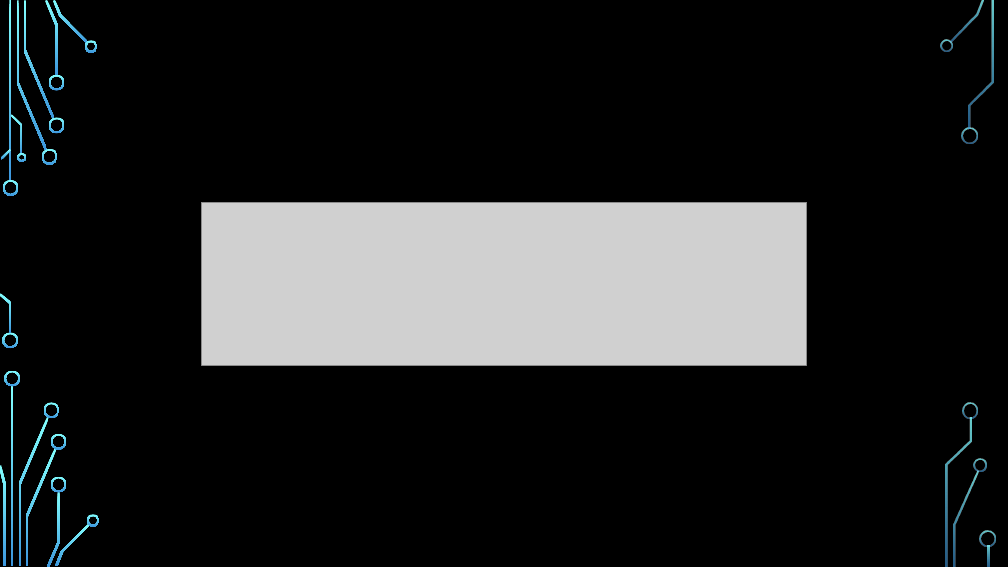
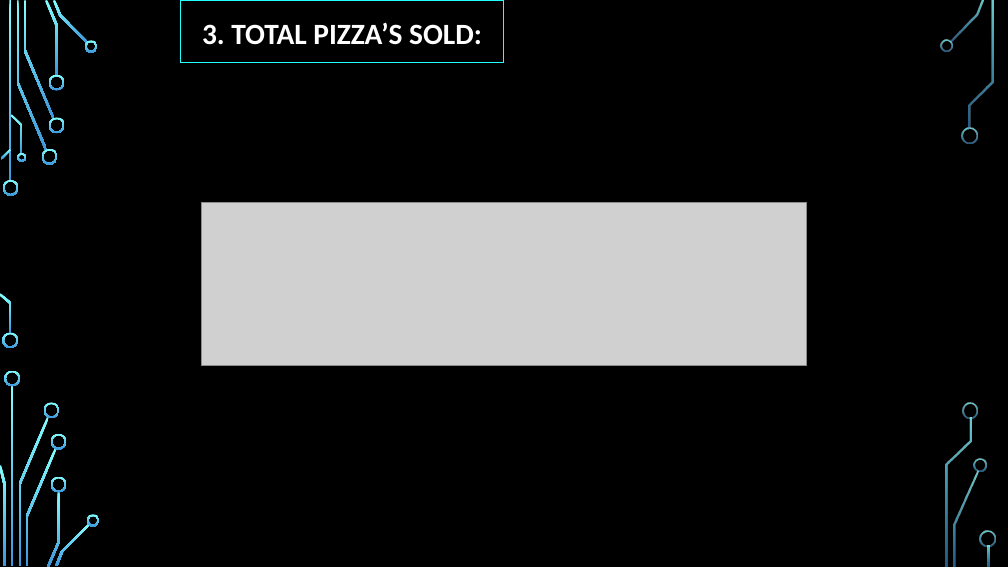
Before and after one commit to Madhavan-Vijayakumar/Projects, a slide deck: slide 4 of Portfolio Projects/Pizza Sales Analysis/SQL/PIZZA SALES REPORT.pptx. Drawn at 1008x567 pixels with LibreOffice and Linux fonts; fonts in the diff are those of the drawing; grey boxes stand for pictures; background and template pictures are left out. Boxes give left, top, right and bottom in pixels: in the first picture for what was removed or moved away, otherwise in the second. Text is boxed around its words. In the diff, an @@ line names an element or a change of style, - is before the commit and + after.

```diff
--- a/Portfolio Projects/Pizza Sales Analysis/SQL/PIZZA SALES REPORT.pptx
+++ b/Portfolio Projects/Pizza Sales Analysis/SQL/PIZZA SALES REPORT.pptx
@@ title "3. TOTAL PIZZA’S SOLD:": place and size @@
-title "3. TOTAL PIZZA’S SOLD:" at [95, 0, 913, 63]
+title "3. TOTAL PIZZA’S SOLD:" at [180, 0, 504, 63]
@@ title "3. TOTAL PIZZA’S SOLD:" at [180, 0, 504, 63]: text colour #000000 to #FFFFFF; fill none to #000000; outline none to #22FFFF 0.75 pt @@
```
Also in this commit, not shown: 16 other slides changed, 1 slide added.
